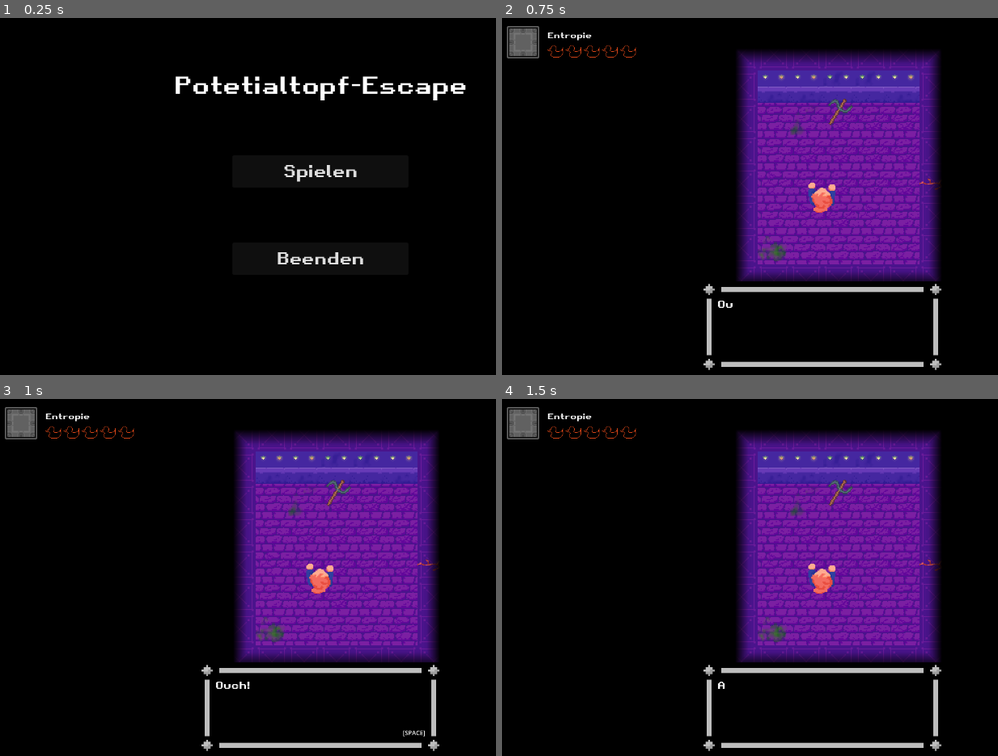
Above: before the commit, frames 1-4 (two rows, left to right).
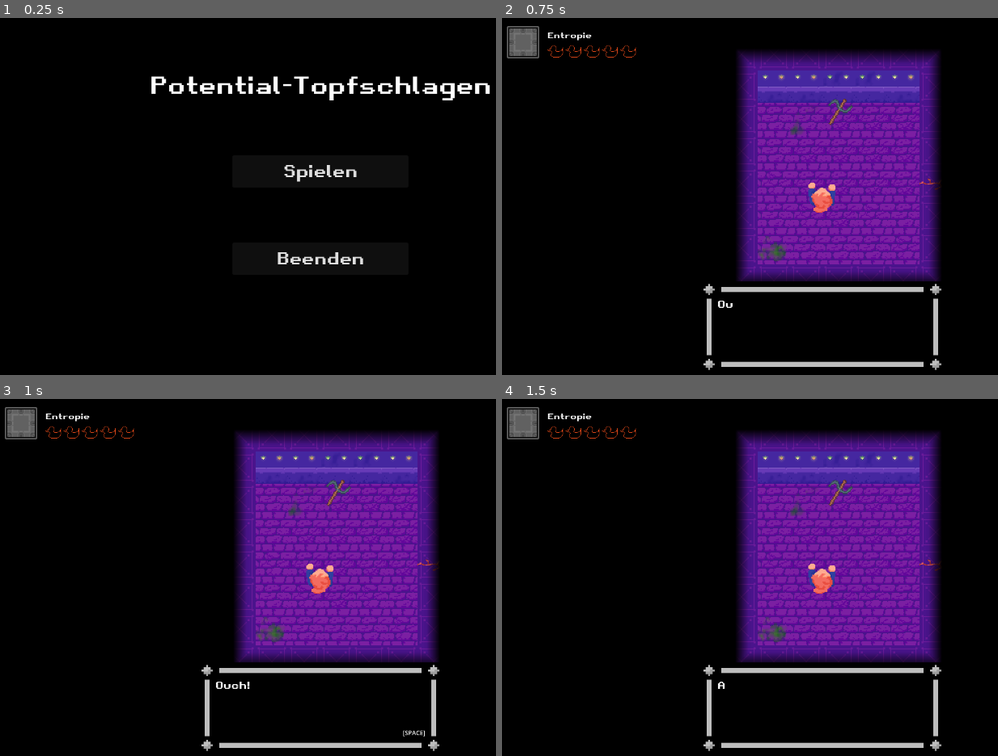
Above: after the commit, the same moments.

Repository: julianhoratschek/potential-topfschlagen
Game: Godot game, scene res://scenes/main_menu.tscn
Two runs of this game, one before a commit and one after it. Both use one fixed random seed, a clock stepped at 60 frames per second and the inputs below. Sound files missing from this copy of the repository are replaced by a short silence.
Inputs (mouse positions are in pixels of both pictures, inside the frame that each line leads up to):
- Up to frame 1 (0.25 s): no input
- Up to frame 2 (0.75 s): click "Spielen" at 0.5 s
- Up to frame 3 (1 s): no input
- Up to frame 4 (1.5 s): tap Enter at 1.25 s; move the mouse to (963, 563) at 1.27 s; hold D (game_right) from 1.28 s (still down); tap Space at 1.35 s; click (963, 563) at 1.42 s

The runs differ from the first frame. In frame 1, 1.8% of the frame differs, in the area x 30-99%, y 16-24%; in frame 2, nothing differs; in frame 3, nothing differs; in frame 4, nothing differs.

Commit message:
optimization 1

Diff:
--- a/prefabs/item.gd
+++ b/prefabs/item.gd
@@ -2,8 +2,9 @@
 
 class_name Item
 
-@export_enum("stone_pick", "iron_pick", "diamond_pick", "sword", "shoes", "horn", "book")
+@export_enum(&"stone_pick", &"iron_pick", &"diamond_pick", &"sword", &"shoes", &"horn", &"book")
 var item_type := "horn"
+
 
 func pickup(selected_item: String, player: Player):
 	player.take(item_type, texture)
--- a/prefabs/player.gd
+++ b/prefabs/player.gd
@@ -7,8 +7,7 @@
 signal item_changed(texture: Texture2D)
 
 enum State {
-	Idle,
-	Walking,
+	Exploring,
 	Attacking
 }
 
@@ -16,22 +15,21 @@
 const IFramesMax := 1.7
 const Knockback := 2000
 
-var entropy := 0.0
+@onready var animated_sprite := $AnimatedSprite2D
+
 var can_interact := false
 var fissure_level := 0
 
 var inventory: Dictionary
 var selected_item := &""
-var state := State.Idle
+var state := State.Exploring
 
 var iframes_counter := -1.0
 var iframes := false
 
-# TODO interact
-# TODO attack
-# TODO health
 
 func _process(delta):
+	# Blink after hit (iframes)
 	if not iframes:
 		return
 
@@ -50,6 +48,7 @@
 		for i in get_slide_collision_count():
 			var collision := get_slide_collision(i)
 			var collider := collision.get_collider()
+
 			if collider is Enemy:
 				if collider.harmless:
 					continue
@@ -62,20 +61,19 @@
 	if not collided:
 		velocity = Vector2.ZERO
 		var direction = Input.get_vector(&"game_left", &"game_right", &"game_up", &"game_down")
+		var animation = &"idle"
 
 		if direction:
 			velocity = direction * Speed
-			$AnimatedSprite2D.rotation = direction.angle() + 0.5 * PI
+			animated_sprite.rotation = direction.angle() + 0.5 * PI
+			animation = &"running"
 
+		# Only animate when not attacking
 		if state != State.Attacking:
-			if direction:
-				$AnimatedSprite2D.play(&"running")
-				state = State.Walking
-			else:
-				state = State.Idle
-				$AnimatedSprite2D.play(&"idle")
+			animated_sprite.play(animation)
 
 	move_and_slide()
+
 
 func _input(event):
 	if event is InputEventMouseButton and event.is_pressed():
@@ -83,82 +81,76 @@
 			MOUSE_BUTTON_LEFT:
 				self.interact.emit(selected_item)
 
-				if can_interact:
-					end_interaction()
-				elif selected_item == &"sword" and state != State.Attacking:
+				if selected_item == &"sword" and state != State.Attacking:
 					attack()
 				elif selected_item == &"horn":
 					$HornFartPlayer.play()
+
 			MOUSE_BUTTON_WHEEL_DOWN:
 				scroll_item(-1)
+
 			MOUSE_BUTTON_WHEEL_UP:
 				scroll_item(1)
 
 
 func attack():
-	$AnimatedSprite2D/SwordArea.monitoring = true
-	$AnimatedSprite2D.play(&"attack")
+	var sword_area := $AnimatedSprite2D/SwordArea
+
+	sword_area.monitoring = true
+	animated_sprite.play(&"attack")
 	state = State.Attacking
+
 	$AttackPlayer.play()
-	await $AnimatedSprite2D.animation_finished
-	$AnimatedSprite2D/SwordArea.monitoring = false
-	$AnimatedSprite2D.play(&"idle")
-	state = State.Idle
+	await animated_sprite.animation_finished
+
+	sword_area.monitoring = false
+	state = State.Exploring
+
 
 func scroll_item(index: int):
+	# Move selected item left or right depending on index
 	if inventory.is_empty():
 		return
 
 	var current_keys := inventory.keys()
-	var current_index := current_keys.find(selected_item)
+	selected_item = current_keys[
+		wrapi(current_keys.find(selected_item) + index, 0, current_keys.size())]
 
-	current_index += index
-	if current_index < 0:
-		current_index = current_keys.size() - 1
-	elif current_index > current_keys.size() - 1:
-		current_index = 0
-
-	selected_item = current_keys[current_index]
 	item_changed.emit(inventory[selected_item])
 
+
 func hit(add_entropy: int):
-	entropy += add_entropy
-
 	$HurtPlayer.play()
 	iframes_counter = IFramesMax
 	iframes = true
 
 	on_hit.emit()
 
-	if entropy >= 100:
-		await globals.textbox.start_node(&"game_over")
-		get_tree().change_scene_to_file("res://scenes/main_menu.tscn")
 
 func hit_enemy(body: Node2D):
 	if body is Enemy:
 		body.hit()
+
 
 func take(item_type: String, texture: Texture2D):
 	if &"pick" in item_type:
 		item_type = &"pick"
 		fissure_level += 1
 
-		if selected_item == &"":
-			# FIXME
-			scroll_item(1)
-
 	inventory[item_type] = texture
 
-func start_interaction(text_node: String):
+
+func start_interaction(text_node: String = &""):
 	$Prompt.show()
 	globals.textbox.queued_node = text_node
 	can_interact = true
+
 
 func end_interaction():
 	$Prompt.hide()
 	globals.textbox.queued_node = &""
 	can_interact = false
 
+
 func can_transverse(solidity: int) -> bool:
-	# return true
 	return fissure_level >= solidity and selected_item == &"pick"
--- a/scenes/main.gd
+++ b/scenes/main.gd
@@ -8,7 +8,9 @@
 	globals.player = $SubViewportContainer/SubViewport/Map/Player
 
 	globals.player.interact.connect(globals.textbox.call_queue)
-	globals.player.item_changed.connect($UI/Inventory.set_texture)
+	globals.player.interact.connect($SubViewportContainer/SubViewport/Map._on_player_used_item)
+
+	globals.player.item_changed.connect($UI/Inventory/BackgroundRect/ItemRect.set_texture)
 
 	globals.player.on_hit.connect($UI/EntropyBar.add_entropy)
 
--- a/scenes/main_menu.tscn
+++ b/scenes/main_menu.tscn
@@ -30,7 +30,7 @@
 layout_mode = 2
 theme = ExtResource("1_7ir21")
 theme_override_font_sizes/font_size = 45
-text = "Potetialtopf-Escape"
+text = "Potential-Topfschlagen"
 horizontal_alignment = 1
 
 [node name="Control" type="Control" parent="VBoxContainer"]
--- a/scenes/map.gd
+++ b/scenes/map.gd
@@ -1,15 +1,41 @@
 extends TileMap
 
-
-@onready var player: Player = $Player
-
-var expecting_item := ""
+var expecting_item := &""
 
 func _ready():
 	for node in get_tree().get_nodes_in_group(&"Neighbours"):
 		node.finished.connect(_on_audio_stream_player_2d_finished.bind(node))
 
-	player.interact.connect(_on_player_used_item)
+
+func _on_player_used_item(item_type: String):
+	# Called everytime an Item is used (left-click)
+	# Used to catch special item uses in predefined locations
+
+	if item_type != expecting_item:
+		match expecting_item :
+			&"shoes":
+				globals.textbox.start_node(&"wonder_shoes")
+			&"horn":
+				globals.textbox.start_node(&"wonder_horn")
+			&"book":
+				globals.textbox.start_node(&"wonder_book")
+		return
+
+	match item_type:
+		&"horn":
+			globals.textbox.start_node(&"neighbours_horn")
+			$NeighbourRoom/InvisibleWall.process_mode = Node.PROCESS_MODE_DISABLED
+
+		&"shoes":
+			await globals.textbox.start_node(&"with_shoes")
+			get_tree().change_scene_to_file(&"res://scenes/outro.tscn")
+
+		&"book":
+			globals.textbox.start_node(&"schneider_defeat")
+			$SchneiderRoom/Schneider.set_happy()
+			$SchneiderRoom/Wheatstone.process_mode = Node.PROCESS_MODE_DISABLED
+			$SchneiderRoom/Wheatstone.hide()
+			$SchneiderRoom/Resistor.show()
 
 
 func _on_wall_area_body_entered(body):
@@ -24,30 +50,12 @@
 
 func _on_area_body_exited(body):
 	if body is Player:
-		player.end_interaction()
+		globals.player.end_interaction()
 		globals.textbox.queued_node = &""
 		expecting_item = &""
 
 
-func _on_player_used_item(item_type: String):
-	if item_type != expecting_item:
-		if expecting_item == &"shoes":
-			globals.textbox.start_node(&"wonder_shoes")
-		return
 
-	match item_type:
-		&"horn":
-			globals.textbox.start_node(&"neighbours_horn")
-			$NeighbourRoom/InvisibleWall.process_mode = Node.PROCESS_MODE_DISABLED
-		&"shoes":
-			await globals.textbox.start_node(&"with_shoes")
-			get_tree().change_scene_to_file(&"res://scenes/outro.tscn")
-		&"book":
-			globals.textbox.start_node(&"schneider_defeat")
-			$SchneiderRoom/Schneider.set_happy()
-			$SchneiderRoom/Wheatstone.process_mode = Node.PROCESS_MODE_DISABLED
-			$SchneiderRoom/Wheatstone.hide()
-			$SchneiderRoom/Resistor.show()
 
 
 func _on_neighbour_area_body_entered(body):
--- a/scenes/map.tscn
+++ b/scenes/map.tscn
@@ -772,6 +772,7 @@
 [node name="Hall_Horn_Fissure" parent="HornRoom" node_paths=PackedStringArray("topleft_room", "bottomright_room") instance=ExtResource("3_rel8y")]
 position = Vector2(1200, 512)
 orientation = "vertical"
+solidity = 2
 topleft_room = NodePath("../../VerticalHall")
 bottomright_room = NodePath("..")
 
--- a/scenes/outro.tscn
+++ b/scenes/outro.tscn
@@ -85,15 +85,15 @@
 "speed": 3.0
 }]
 
-[node name="Node" type="Node"]
+[node name="Outro" type="Node"]
 
-[node name="Outro" type="ParallaxBackground" parent="."]
+[node name="OutroPrallax" type="ParallaxBackground" parent="."]
 script = ExtResource("1_h2wcl")
 
-[node name="ParallaxLayer" type="ParallaxLayer" parent="Outro"]
+[node name="ParallaxLayer" type="ParallaxLayer" parent="OutroPrallax"]
 motion_mirroring = Vector2(0, 2000)
 
-[node name="TileMap" type="TileMap" parent="Outro/ParallaxLayer"]
+[node name="TileMap" type="TileMap" parent="OutroPrallax/ParallaxLayer"]
 tile_set = SubResource("TileSet_bubxu")
 format = 2
 layer_0/tile_data = PackedInt32Array(-3, 0, 0, 65533, 0, 1, 131069, 0, 2, 196605, 0, 3, 262141, 0, 4, 327677, 0, 5, 393 …(50682 unchanged characters)…
@@ -108,7 +108,7 @@
 
 [node name="CanvasLayer" type="CanvasLayer" parent="."]
 
-[node name="Label" type="Label" parent="CanvasLayer"]
+[node name="ThanksLabel" type="Label" parent="CanvasLayer"]
 offset_left = 680.0
 offset_top = 88.0
 offset_right = 1185.0
@@ -117,7 +117,7 @@
 theme_override_font_sizes/font_size = 32
 text = "Vielen Dank fürs Spielen!"
 
-[node name="Label2" type="Label" parent="CanvasLayer"]
+[node name="WriterLabel" type="Label" parent="CanvasLayer"]
 offset_left = 712.0
 offset_top = 224.0
 offset_right = 1217.0
@@ -126,7 +126,7 @@
 theme_override_font_sizes/font_size = 22
 text = "Gezeichnensel: Ina"
 
-[node name="Label5" type="Label" parent="CanvasLayer"]
+[node name="StoryLabel" type="Label" parent="CanvasLayer"]
 offset_left = 712.0
 offset_top = 280.0
 offset_right = 1217.0
@@ -135,7 +135,7 @@
 theme_override_font_sizes/font_size = 22
 text = "Gestorysel: Ina"
 
-[node name="Label3" type="Label" parent="CanvasLayer"]
+[node name="ProgrammerLabel" type="Label" parent="CanvasLayer"]
 offset_left = 712.0
 offset_top = 336.0
 offset_right = 1217.0
@@ -144,7 +144,7 @@
 theme_override_font_sizes/font_size = 22
 text = "Programmsel: Julian"
 
-[node name="Label4" type="Label" parent="CanvasLayer"]
+[node name="NeeleLabel" type="Label" parent="CanvasLayer"]
 offset_left = 712.0
 offset_top = 392.0
 offset_right = 1217.0
@@ -153,7 +153,7 @@
 theme_override_font_sizes/font_size = 22
 text = "Geneelesel: Neele"
 
-[node name="Button" type="Button" parent="CanvasLayer"]
+[node name="QuitButton" type="Button" parent="CanvasLayer"]
 custom_minimum_size = Vector2(348, 64)
 offset_left = 752.0
 offset_top = 576.0
@@ -166,4 +166,4 @@
 stream = ExtResource("5_de14u")
 autoplay = true
 
-[connection signal="button_down" from="CanvasLayer/Button" to="Outro" method="_on_button_button_down"]
+[connection signal="button_down" from="CanvasLayer/QuitButton" to="OutroPrallax" method="_on_button_button_down"]
--- a/ui/entropy_bar.gd
+++ b/ui/entropy_bar.gd
@@ -6,5 +6,11 @@
 	var ducks = get_tree().get_nodes_in_group("Ducks")
 
 	entropy_level += 1
+
+	if entropy_level >= 5:
+		await globals.textbox.start_node(&"game_over")
+		get_tree().change_scene_to_file("res://scenes/main_menu.tscn")
+		return
+
 	for i in range(0, entropy_level):
 		ducks[i].show()
--- a/ui/inventory.gd
+++ /dev/null
@@ -1,6 +0,0 @@
-extends Panel
-
-
-# TODO rolling
-func set_texture(texture: Texture2D):
-	$TextureRect/TextureRect.texture = texture
--- a/ui/inventory.tscn
+++ b/ui/inventory.tscn
@@ -1,7 +1,6 @@
-[gd_scene load_steps=4 format=3 uid="uid://5hnvvnhqev55"]
+[gd_scene load_steps=3 format=3 uid="uid://5hnvvnhqev55"]
 
 [ext_resource type="Theme" uid="uid://bmjnhfngbymmt" path="res://ui/theme.tres" id="1_i1tvj"]
-[ext_resource type="Script" path="res://ui/inventory.gd" id="2_edgm6"]
 [ext_resource type="Texture2D" uid="uid://dsmm0cu14rpc" path="res://assets/sprites/Sprite-ItemBackground.png" id="2_vg87q"]
 
 [node name="ItemBar" type="Panel"]
@@ -11,9 +10,8 @@
 offset_right = 80.0
 offset_bottom = 72.0
 theme = ExtResource("1_i1tvj")
-script = ExtResource("2_edgm6")
 
-[node name="TextureRect" type="TextureRect" parent="."]
+[node name="BackgroundRect" type="TextureRect" parent="."]
 custom_minimum_size = Vector2(54, 54)
 layout_mode = 1
 anchors_preset = 8
@@ -29,7 +27,7 @@
 grow_vertical = 2
 texture = ExtResource("2_vg87q")
 
-[node name="TextureRect" type="TextureRect" parent="TextureRect"]
+[node name="ItemRect" type="TextureRect" parent="BackgroundRect"]
 custom_minimum_size = Vector2(32, 32)
 layout_mode = 1
 anchors_preset = 8
--- a/ui/text_box.gd
+++ b/ui/text_box.gd
@@ -2,8 +2,7 @@
 
 class_name TextBox
 
-signal next_block
-
+# All Textblocks used by Items or Events
 const nodes := {
 	&"intro": [
 		"Ouch!",
@@ -11,11 +10,29 @@
 		"und in einen Potentialtopf in den Tiefen des Physikzentrums gefallen.",
 		"Wer weiß, was dich hier alles erwartet!",
 		"Finde lieber schnell einen Weg zurück an die Oberfläche!"],
+
 	&"wrong_pick": ["Oh nein! Mein Transmissionskoeffizient ist wohl nicht hoch genug."],
+
 	&"no_shoes": ["Hm, hier kann ich nicht tunneln…"],
 	&"with_shoes": ["Das sollte klappen!"],
 	&"wonder_shoes": ["Ich brauche etwas, womit ich hier herausklettern kann."],
+
 	&"no_sword": ["Hier komme ich mit Kopfrechnen nicht weiter.", "Das muss ich aufschreiben."],
+
+	&"neighbours_no_horn": [
+		"Was zur Hölle machen deine Nachbarn hier?",
+		"LÄRM!",
+		"Sie machen LÄRM!",
+		"Du musst dir die Ohren zuhalten, weil du sonst wahnsinniger wirst.",
+		"So kannst du nicht präzise mit der Spitzhacke arbeiten!"],
+	&"neighbours_horn": [
+		"Voller Rachsucht produzierst du laute Pupsgeräusche mit deinem Horn.",
+		"Deine Nachbarn werden dadurch nicht leiser, aber du fühlst dich besser.",
+		"Die Spitzhacke liegt dir wieder sicher in der Hand."],
+	&"wonder_horn": [
+		"Wenn Du sie nicht schlagen kannst, mach einfach mit!"
+	],
+
 	&"sword": ["Die Feder ist mächtiger als das Schwert!", "Ein Bleistift tut’s wohl auch."],
 	&"shoes": ["Für die Quanten.", "Trotzdem nur an klassischen Barrieren einsetzbar.", "Style +3"],
 	&"stone_pick": [
@@ -31,10 +48,12 @@
 		"Der Kopf ist wellenförmig geschwungen.",
 		"Ideal, um durch Wände zu tunneln!"],
 	&"horn": ["TRÖÖÖT!", "Wie ein brünftiger Elch.", "Er ist wohl horny…"],
-	&"book": ["Ein Physiklehrbuch.", "Das soll auch Ungläubigen helfen, das Licht zu sehen."],
+	&"book": ["Ein Buch über Elektronik.", "Seite 314 beschreibt die Wheatstone-Brücke."],
+
 	&"game_over": [
 		"Quantenfluktuationen haben Anti-Neele hervorgebracht.",
 		"Du wurdest anneeleliert."],
+
 	&"schneider_defeat": [
 		"Herzlichen Glückwunsch!",
 		"Sie sind eine großartige Physikerin, Nelle!"],
@@ -44,73 +63,81 @@
 	&"schneider_incorrect": [
 		"Das ist eine ganz komplizierte Schaltung.",
 		"Sie können nicht so einfach den richtigen Widerstand finden."],
+	&"wonder_book": [
+		"Sie müssten mir schon zeigen, wo das steht."
+	],
+
 	&"frank_intro": [
 		"Huch! Ein unverbesserlicher Informatiker jagt dir seine Schlangen auf den Hals!",
-		"Kämpf um dein Leben!"],
-	&"neighbours_no_horn": [
-		"Was zur Hölle machen deine Nachbarn hier?",
-		"LÄRM!",
-		"Sie machen LÄRM!",
-		"Du musst dir die Ohren zuhalten, weil du sonst wahnsinniger wirst.",
-		"So kannst du nicht präzise mit der Spitzhacke arbeiten!"],
-	&"neighbours_horn": [
-		"Voller Rachsucht produzierst du laute Pupsgeräusche mit deinem Horn.",
-		"Deine Nachbarn werden dadurch nicht leiser, aber du fühlst dich besser.",
-		"Die Spitzhacke liegt dir wieder sicher in der Hand."]
+		"Kämpf um dein Leben!"]
 }
 
-const typing_speed := 0.08
+const TypingSpeed := 0.08
 
 enum State {
-	Typing,
-	Finished
+	Typing,		# Currently writing
+	Finished	# Done writing
 }
 
+# Emitted when waiting for User-Input to produce next text block
+signal next_block
+
 @onready var label := $HBoxContainer2/VBoxContainer/RichTextLabel
-@onready var next_label := $HBoxContainer2/VBoxContainer/NextLabel
+@onready var space_label := $HBoxContainer2/VBoxContainer/SpaceLabel
 
 var typing_counter := 0.0
 var state := State.Finished
-var queued_node := ""
+var queued_node := &""
+
 
 func _process(delta):
+	# Prints out characters one by one
 	if state != State.Typing:
 		return
 
 	typing_counter += delta
-	if typing_counter < typing_speed:
+	if typing_counter < TypingSpeed:
 		return
 
-	typing_counter -= typing_speed
+	typing_counter -= TypingSpeed
 	label.visible_characters += 1
 	if label.visible_ratio >= 1:
 		$AnimationPlayer.play()
 		state = State.Finished
 
+
 func _input(event):
-	if event is InputEventKey:
-		if event.is_pressed() and event.keycode == KEY_SPACE:
-			if state == State.Typing:
+	# User can interrupt typing and display the hole text. Whenn typing is
+	# finished, the user has to press space to advance the label.
+	if event is InputEventKey and event.is_pressed() and event.keycode == KEY_SPACE:
+		match state:
+			State.Typing:
 				state = State.Finished
 				$AnimationPlayer.play()
 				label.visible_ratio = 1
-			else:
+
+			State.Finished:
 				next_block.emit()
 
 
 func start_node(text_node: String):
 	get_tree().paused = true
 	show()
+
 	for text in nodes[text_node]:
 		label.text = text
 		label.visible_ratio = 0
+
 		typing_counter = 0.0
 		state = State.Typing
+
 		$AnimationPlayer.stop()
-		next_label.visible_ratio = 0
+		space_label.visible_ratio = 0
+
 		await self.next_block
+
 	hide()
-	queued_node = ""
+	queued_node = &""
 	get_tree().paused = false
 
 
--- a/ui/text_box.tscn
+++ b/ui/text_box.tscn
@@ -25,7 +25,7 @@
 tracks/0/type = "value"
 tracks/0/imported = false
 tracks/0/enabled = true
-tracks/0/path = NodePath("HBoxContainer2/VBoxContainer/NextLabel:visible_ratio")
+tracks/0/path = NodePath("HBoxContainer2/VBoxContainer/SpaceLabel:visible_ratio")
 tracks/0/interp = 1
 tracks/0/loop_wrap = true
 tracks/0/keys = {
@@ -104,7 +104,7 @@
 deselect_on_focus_loss_enabled = false
 drag_and_drop_selection_enabled = false
 
-[node name="NextLabel" type="Label" parent="HBoxContainer2/VBoxContainer"]
+[node name="SpaceLabel" type="Label" parent="HBoxContainer2/VBoxContainer"]
 layout_mode = 2
 theme_override_font_sizes/font_size = 12
 theme_override_styles/normal = SubResource("StyleBoxFlat_8rd7i")
